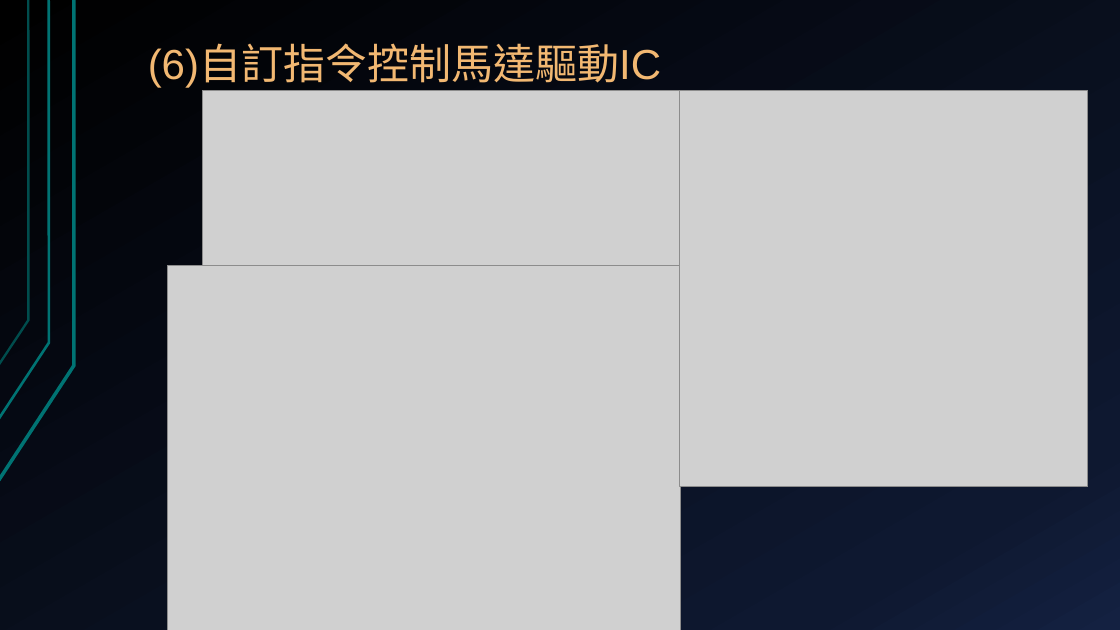
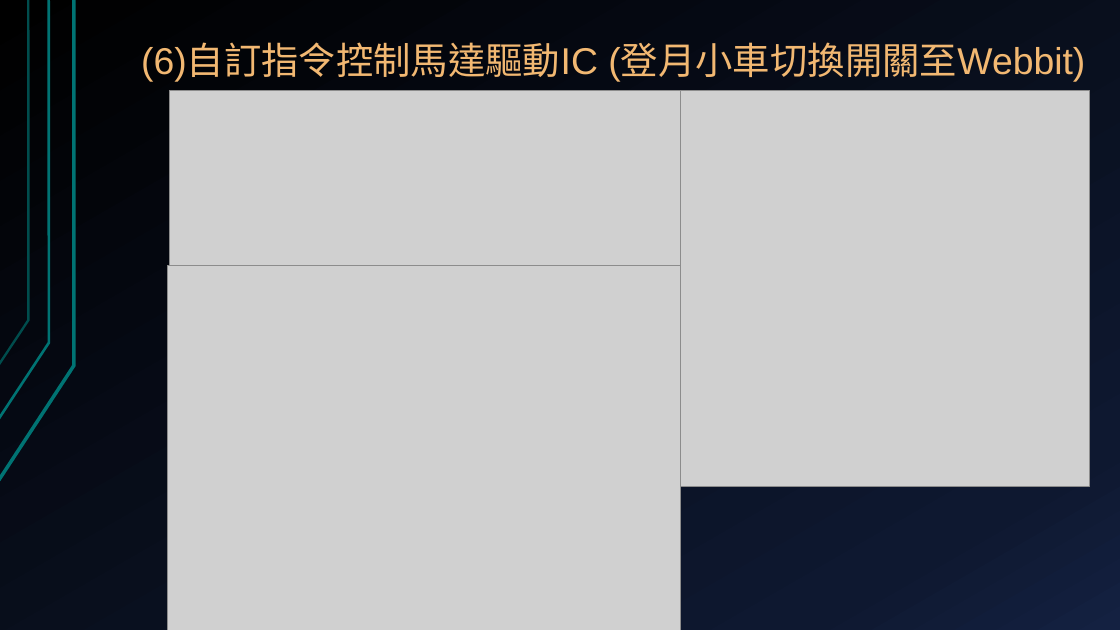
Before and after one commit to deltacod/Workshop, a slide deck: slide 25 of 2019.12.20_esp32-cam/ESP32-CAM-AI影像辨識應用.pptx. Drawn at 1120x630 pixels with LibreOffice and Linux fonts; fonts in the diff are those of the drawing; grey boxes stand for pictures. Boxes give left, top, right and bottom in pixels: in the first picture for what was removed or moved away, otherwise in the second. Text is boxed around its words. In the diff, an @@ line names an element or a change of style, - is before the commit and + after.

```diff
--- a/2019.12.20_esp32-cam/ESP32-CAM-AI影像辨識應用.pptx
+++ b/2019.12.20_esp32-cam/ESP32-CAM-AI影像辨識應用.pptx
@@ text at <box>141,45,1085,82</box>: text changed; size 36 to 32 pt @@
-(6)自訂指令控制馬達驅動IC
+(6)自訂指令控制馬達驅動IC (登月小車切換開關至Webbit)
@@ picture: place and size @@
-picture at <box>202,90,718,299</box>
+picture at <box>170,90,681,299</box>
@@ picture at <box>681,90,1089,486</box>: rotation 90 to 0 degrees @@
```
Also in this commit, not shown: 1 other file.
